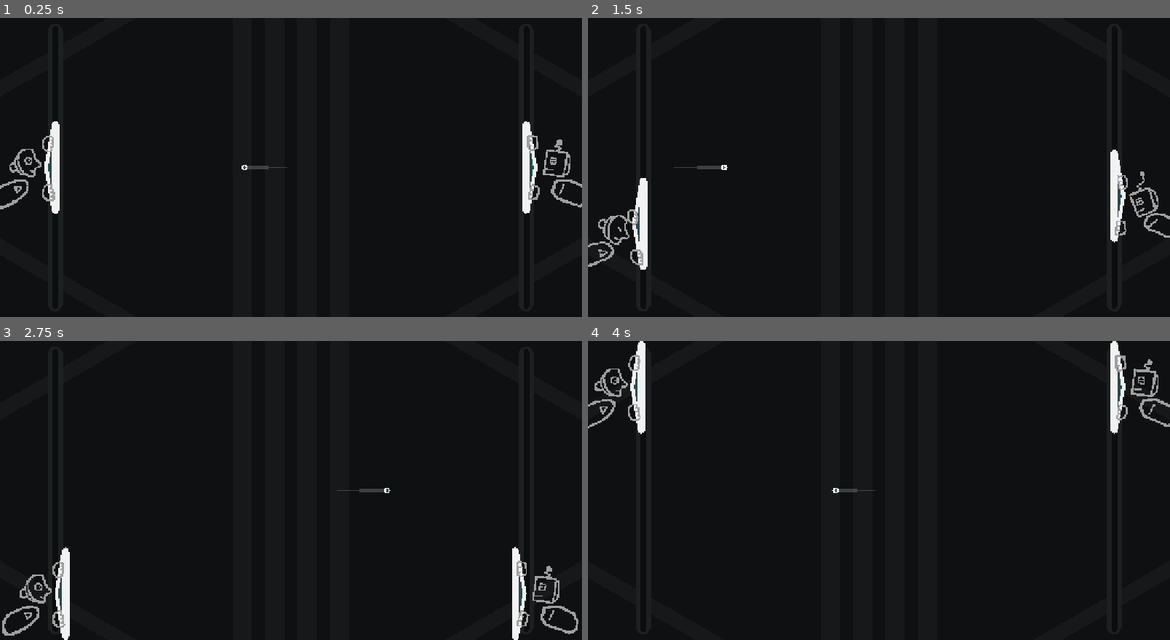
Above: before the commit, frames 1-4 (two rows, left to right).
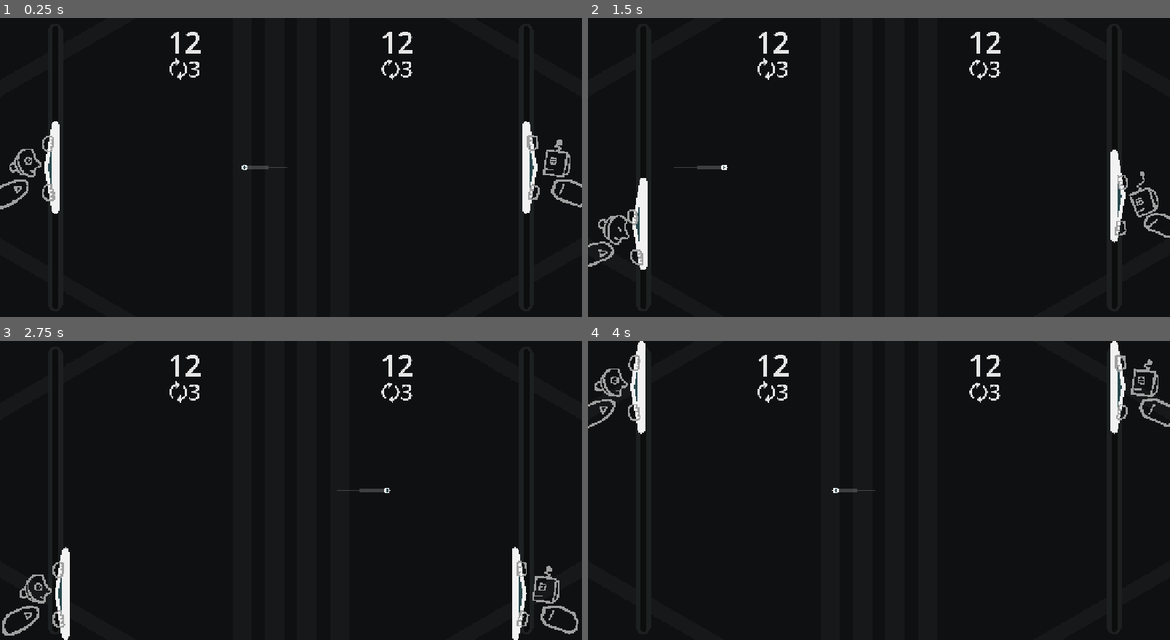
Above: after the commit, the same moments.

Repository: pixerhp/Pixers-Pong
Game: Godot game, scene res://scenes/topscenes/gameplay_topscene.tscn
Two runs of this game, one before a commit and one after it. Both use one fixed random seed, a clock stepped at 60 frames per second and the inputs below.
Inputs (mouse positions are in pixels of both pictures, inside the frame that each line leads up to):
- Up to frame 1 (0.25 s): no input
- Up to frame 2 (1.5 s): move the mouse to (1007, 152) at 0.52 s; hold D (plr1_bump_right) 0.53-1.28 s; tap Shift (plr1_slow) at 0.6 s; click (1007, 152) at 0.67 s; move the mouse to (762, 182) at 1.27 s; hold S (plr1_down) from 1.28 s (still down); tap Keypad 0 (plr2_slow) at 1.35 s
- Up to frame 3 (2.75 s): move the mouse to (349, 424) at 2.02 s; release S (plr1_down) at 2.03 s; hold D (plr1_bump_right) from 2.03 s (still down); tap Shift (plr1_slow) at 2.1 s
- Up to frame 4 (4 s): move the mouse to (849, 550) at 2.77 s; release D (plr1_bump_right) at 2.78 s; hold W (plr1_up) 2.78-3.53 s; tap Keypad 0 (plr2_slow) at 2.85 s; click (849, 550) at 2.92 s; move the mouse to (1053, 535) at 3.52 s; hold A (plr1_bump_left) from 3.53 s (still down); tap Shift (plr1_slow) at 3.6 s

The runs differ from the first frame. In frame 1, 0.5% of the frame differs, in the area x 29-71%, y 4-21%; in frame 2, 0.5%; in frame 3, 0.5%; in frame 4, 0.5%.

Commit message:
Add work-in-progress score text nodes

Diff:
--- /dev/null
+++ b/scenes/score_streak_container.tscn
@@ -0,0 +1,43 @@
+[gd_scene format=3 uid="uid://cl8bpv2wpw7wx"]
+
+[node name="ScoreStreakContainer" type="Control" unique_id=1614935552]
+modulate = Color(0.9, 0.9, 0.9, 1)
+layout_mode = 3
+anchors_preset = 0
+scale = Vector2(0.25, 0.25)
+
+[node name="ScoreLabel" type="Label" parent="." unique_id=187873174]
+unique_name_in_owner = true
+layout_mode = 1
+anchors_preset = 8
+anchor_left = 0.5
+anchor_top = 0.5
+anchor_right = 0.5
+anchor_bottom = 0.5
+offset_left = -146.5
+offset_top = -312.0
+offset_right = 146.5
+offset_bottom = 37.0
+grow_horizontal = 2
+grow_vertical = 2
+theme_override_font_sizes/font_size = 256
+text = "12"
+horizontal_alignment = 1
+
+[node name="StreakLabel" type="Label" parent="." unique_id=934607615]
+unique_name_in_owner = true
+layout_mode = 1
+anchors_preset = 8
+anchor_left = 0.5
+anchor_top = 0.5
+anchor_right = 0.5
+anchor_bottom = 0.5
+offset_left = -160.0
+offset_top = -37.5
+offset_right = 160.0
+offset_bottom = 311.5
+grow_horizontal = 2
+grow_vertical = 2
+theme_override_font_sizes/font_size = 192
+text = "🗘3"
+horizontal_alignment = 1
--- a/scenes/topscenes/gameplay_topscene.tscn
+++ b/scenes/topscenes/gameplay_topscene.tscn
@@ -3,6 +3,7 @@
 [ext_resource type="Script" uid="uid://uo8drfr51v6o" path="res://scripts/gameplay_script.gd" id="1_n6iga"]
 [ext_resource type="ArrayMesh" uid="uid://dhcyjins7o86k" path="res://assets/models/ball_torus.obj" id="2_rncwu"]
 [ext_resource type="PackedScene" uid="uid://vis13u150xqs" path="res://scenes/paddle.tscn" id="3_ks65t"]
+[ext_resource type="PackedScene" uid="uid://cl8bpv2wpw7wx" path="res://scenes/score_streak_container.tscn" id="4_pyq0w"]
 
 [sub_resource type="QuadMesh" id="QuadMesh_emnkm"]
 size = Vector2(350, 31.5)
@@ -151,6 +152,22 @@
 unique_name_in_owner = true
 position = Vector2(630, 748)
 shape = SubResource("RectangleShape2D_u55sw")
+
+[node name="LeftScoreStreak" parent="." unique_id=1614935552 instance=ExtResource("4_pyq0w")]
+unique_name_in_owner = true
+anchors_preset = 0
+offset_left = 400.0
+offset_top = 86.4
+offset_right = 400.0
+offset_bottom = 86.4
+
+[node name="RightScoreStreak" parent="." unique_id=682745886 instance=ExtResource("4_pyq0w")]
+unique_name_in_owner = true
+anchors_preset = 0
+offset_left = 860.0
+offset_top = 86.4
+offset_right = 860.0
+offset_bottom = 86.4
 
 [node name="LeftPaddle" parent="." unique_id=340420252 instance=ExtResource("3_ks65t")]
 unique_name_in_owner = true
